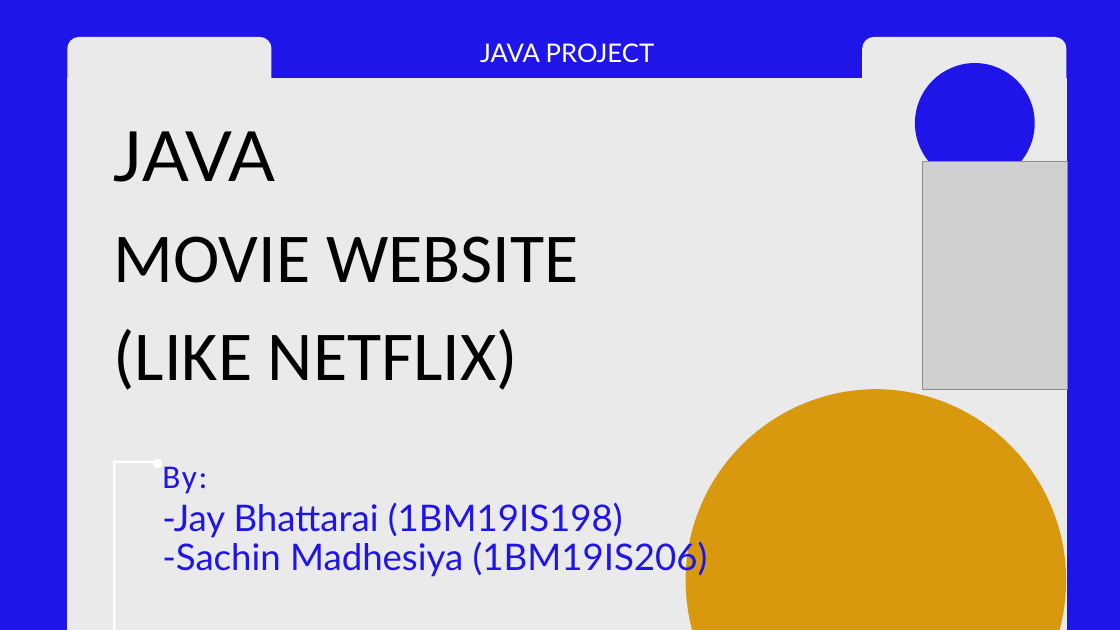
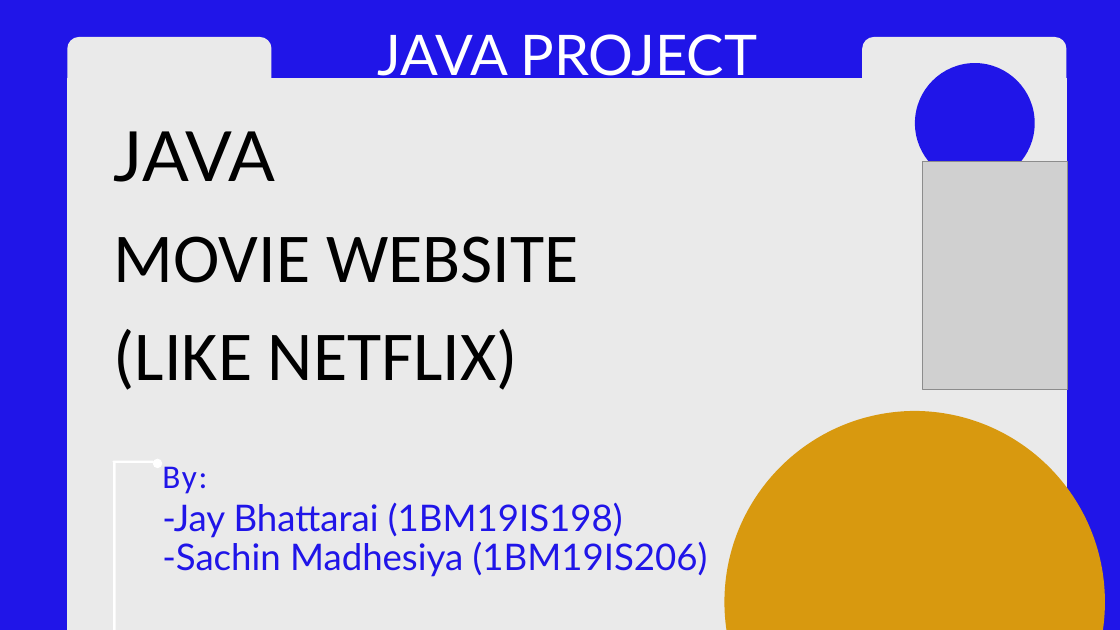
Before and after one commit to bhattaraijay05/msql-spring-react, a slide deck: slide 1 of java project.pptx. Drawn at 1120x630 pixels with LibreOffice and Linux fonts; fonts in the diff are those of the drawing; grey boxes stand for pictures. Boxes give left, top, right and bottom in pixels: in the first picture for what was removed or moved away, otherwise in the second. Text is boxed around its words. In the diff, an @@ line names an element or a change of style, - is before the commit and + after.

```diff
--- a/java project.pptx
+++ b/java project.pptx
@@ text "JAVA PROJECT": place and size @@
-text "JAVA PROJECT" at bbox=[480, 43, 654, 63]
+text "JAVA PROJECT" at bbox=[377, 34, 757, 85]
@@ text "JAVA PROJECT" at bbox=[377, 34, 757, 85]: size 33 to 72 pt; line spacing 46.2pt to 100.8pt @@
@@ freeform shape: place and size @@
-freeform shape at bbox=[685, 389, 1066, 630]
+freeform shape at bbox=[725, 411, 1105, 630]
```
Also in this commit, not shown: 3 other slides changed, 6 slides added, 3 slides removed, 6 other files.
